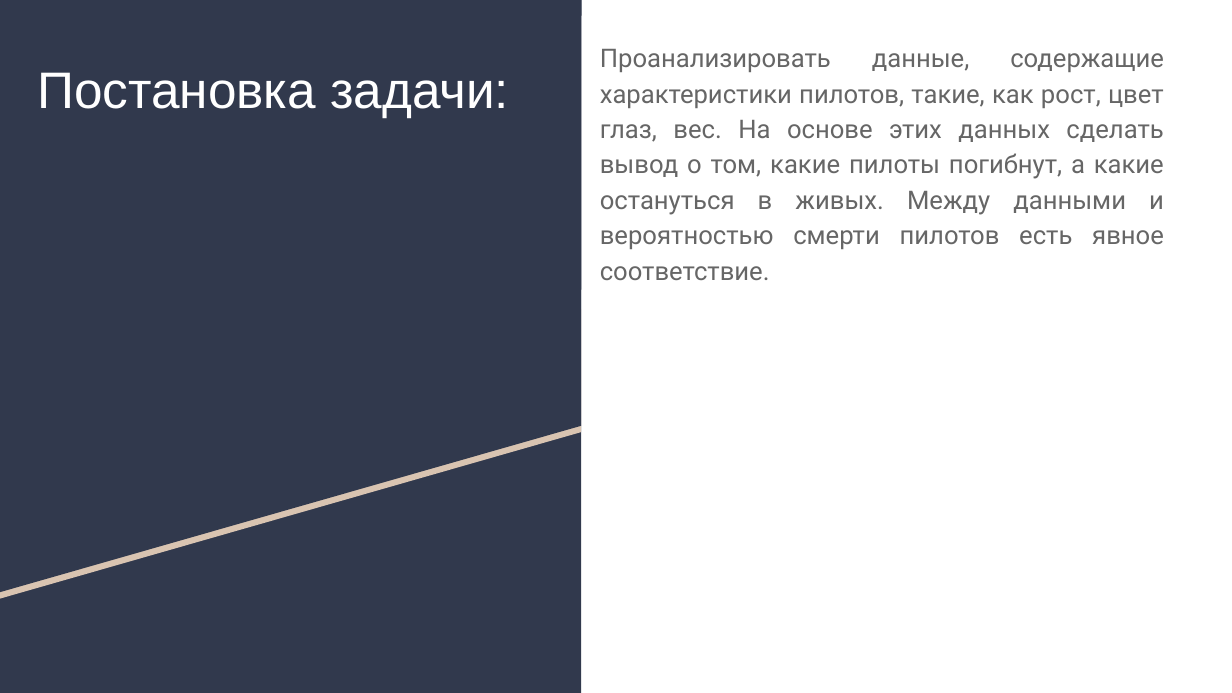
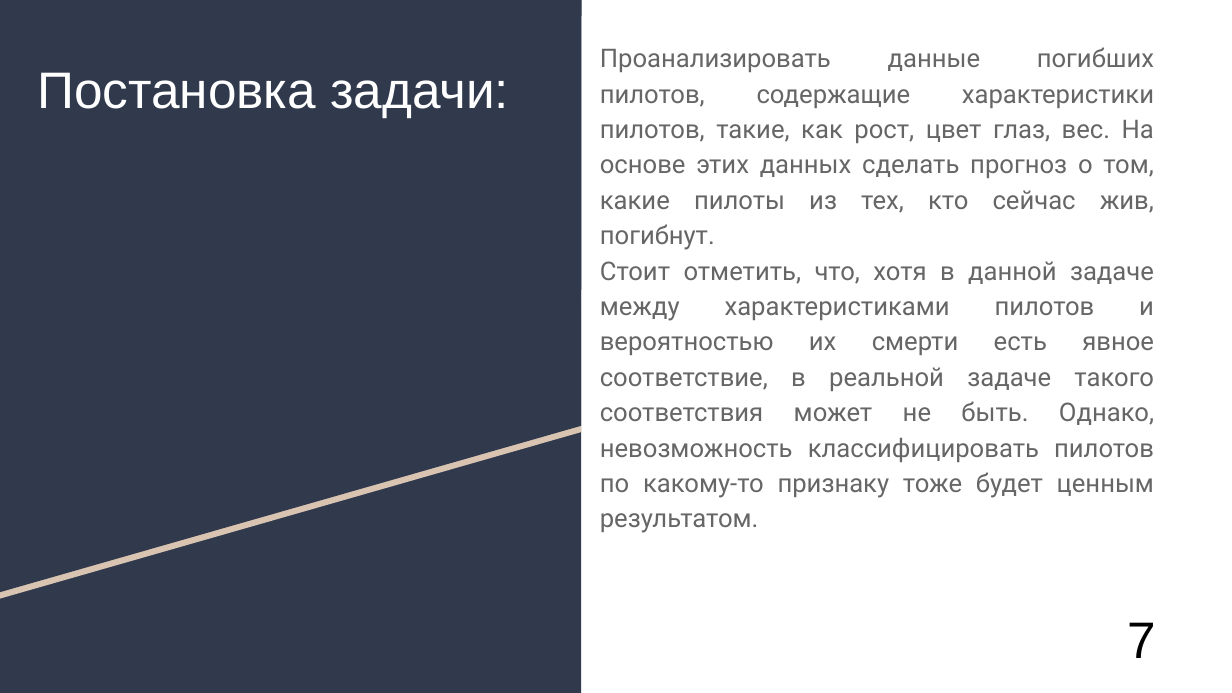
Before and after one commit to AlexanderUzunyan/TestProject, a slide deck: slide 8 of neuro/doc/TMVA.odp (slide 7 before the commit). Drawn at 1232x693 pixels with LibreOffice and Linux fonts; fonts in the diff are those of the drawing. Boxes give left, top, right and bottom in pixels: in the first picture for what was removed or moved away, otherwise in the second. Text is boxed around its words. In the diff, an @@ line names an element or a change of style, - is before the commit and + after.

```diff
--- a/neuro/doc/TMVA.odp
+++ b/neuro/doc/TMVA.odp
@@ text at box(600, 47, 1154, 533): text changed @@
-Проанализировать данные, содержащие характеристики пилотов, такие, как рост, цвет глаз, вес. На основе этих данных сделать вывод о том, какие пилоты погибнут, а какие остануться в живых. Между данными и вероятностью смерти пилотов есть явное соответствие.
+Проанализировать данные погибших пилотов, содержащие характеристики пилотов, такие, как рост, цвет глаз, вес. На основе этих данных сделать прогноз о том, какие пилоты из тех, кто сейчас жив, погибнут.
+Стоит отметить, что, хотя в данной задаче между характеристиками пилотов и вероятностью их смерти есть явное соответствие, в реальной задаче такого соответствия может не быть. Однако, невозможность классифицировать пилотов по какому-то признаку тоже будет ценным результатом.
@@ title added at box(1127, 622, 1156, 658), 30 pt, text #000000 @@
+7
```
Also in this commit, not shown: 10 other slides changed, 3 slides added.
